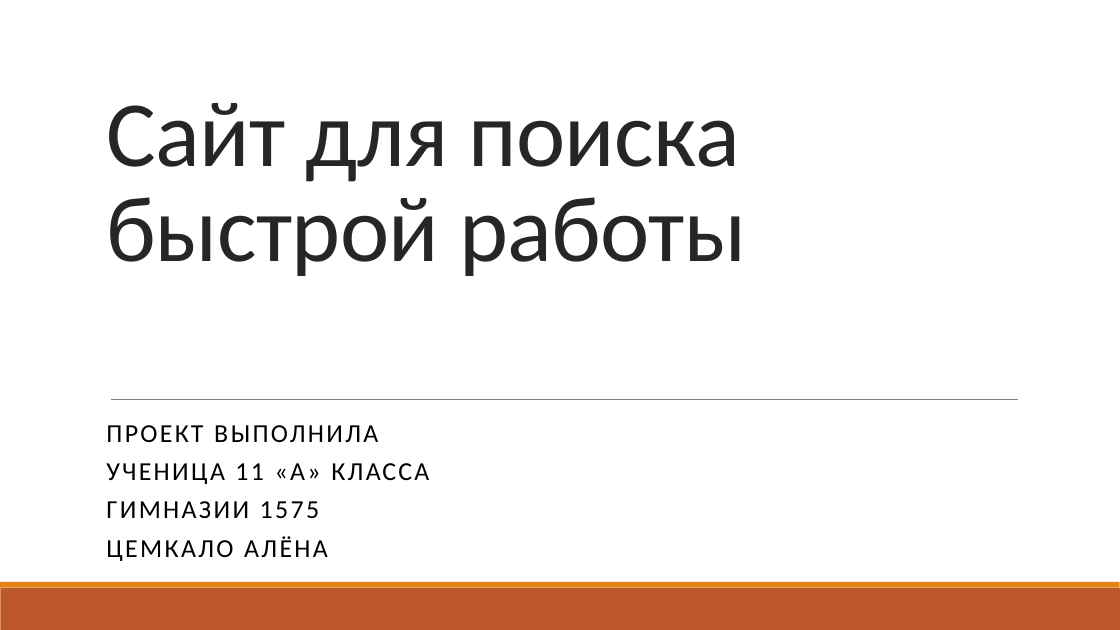
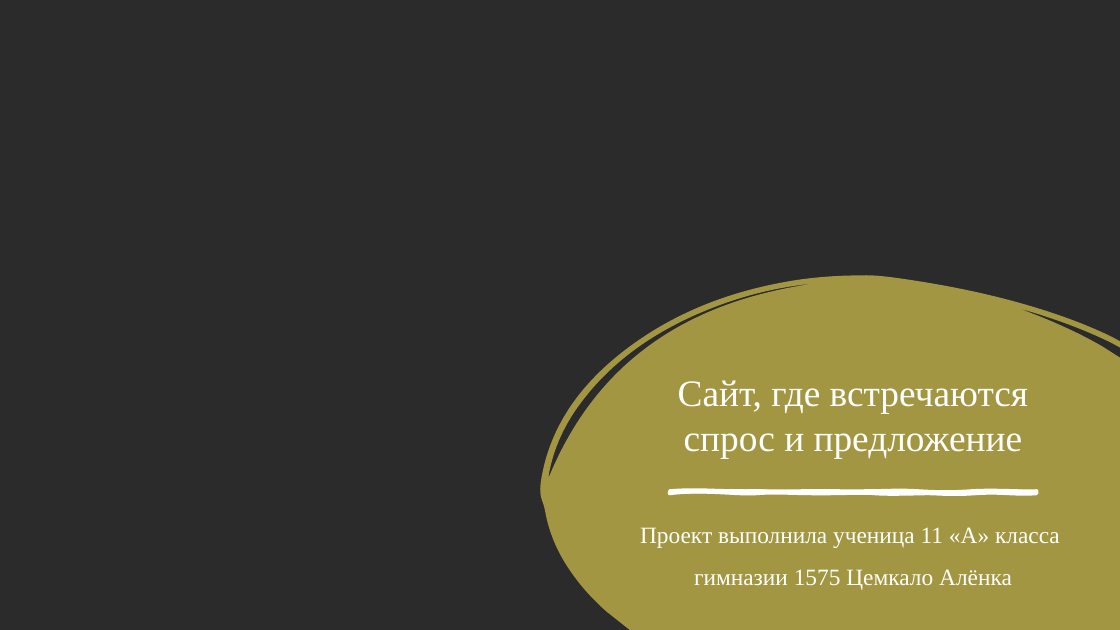
Before and after one commit to tsemkaloalena/web_project, a slide deck: slide 1 of Презентация.pptx. Drawn at 1120x630 pixels with LibreOffice and Linux fonts; fonts in the diff are those of the drawing; background and template pictures are left out; a plain dark background stands for a picture behind light text. Boxes give left, top, right and bottom in pixels: in the first picture for what was removed or moved away, otherwise in the second. Text is boxed around its words. In the diff, an @@ line names an element or a change of style, - is before the commit and + after.

```diff
--- a/Презентация.pptx
+++ b/Презентация.pptx
@@ background #FFFFFF to picture (left out) @@
@@ rectangle added at box(0, 0, 1120, 630), fill #FFFFFF @@
@@ freeform shape added at box(540, 276, 1120, 630), fill #AFA145 at 91% opacity @@
@@ title at box(678, 380, 1028, 458): text changed; size 80 to 32 pt; font Calibri to Times New Roman; text colour #262626 to #FFFFFF @@
-Сайт для поиска быстрой работы
+Сайт, где встречаются спрос и предложение
@@ line removed from (111, 399) to (1018, 399) @@
@@ freeform shape added at box(670, 492, 1037, 494), fill #FFFFFF, outline #FFFFFF 3 pt @@
@@ subtitle at box(640, 527, 1060, 590): text changed; size 22.2 to 20 pt; font Calibri to Times New Roman; text colour #000000 to #FFFFFF @@
-ПРОЕКТ ВЫПОЛНИЛА
-УЧЕНИЦА 11 «А» КЛАССА
-ГИМНАЗИИ 1575
-ЦЕМКАЛО АЛЁНА
+Проект выполнила ученица 11 «А» класса
+гимназии 1575 Цемкало Алёнка
@@ rectangle removed at box(0, 588, 1120, 630) @@
@@ rectangle removed at box(0, 582, 1120, 588) @@
```
Also in this commit, not shown: 10 other slides changed, 2 slides added, 1 slide removed, 2 other files.
